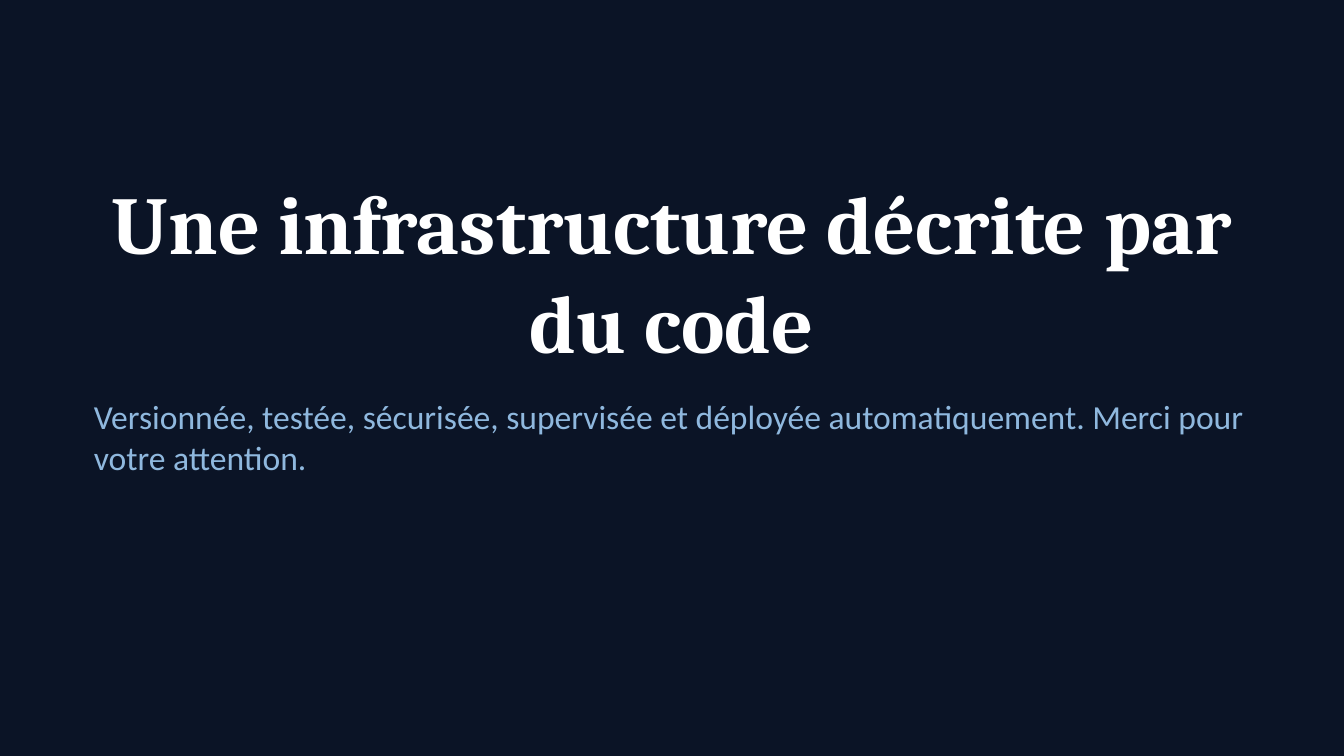
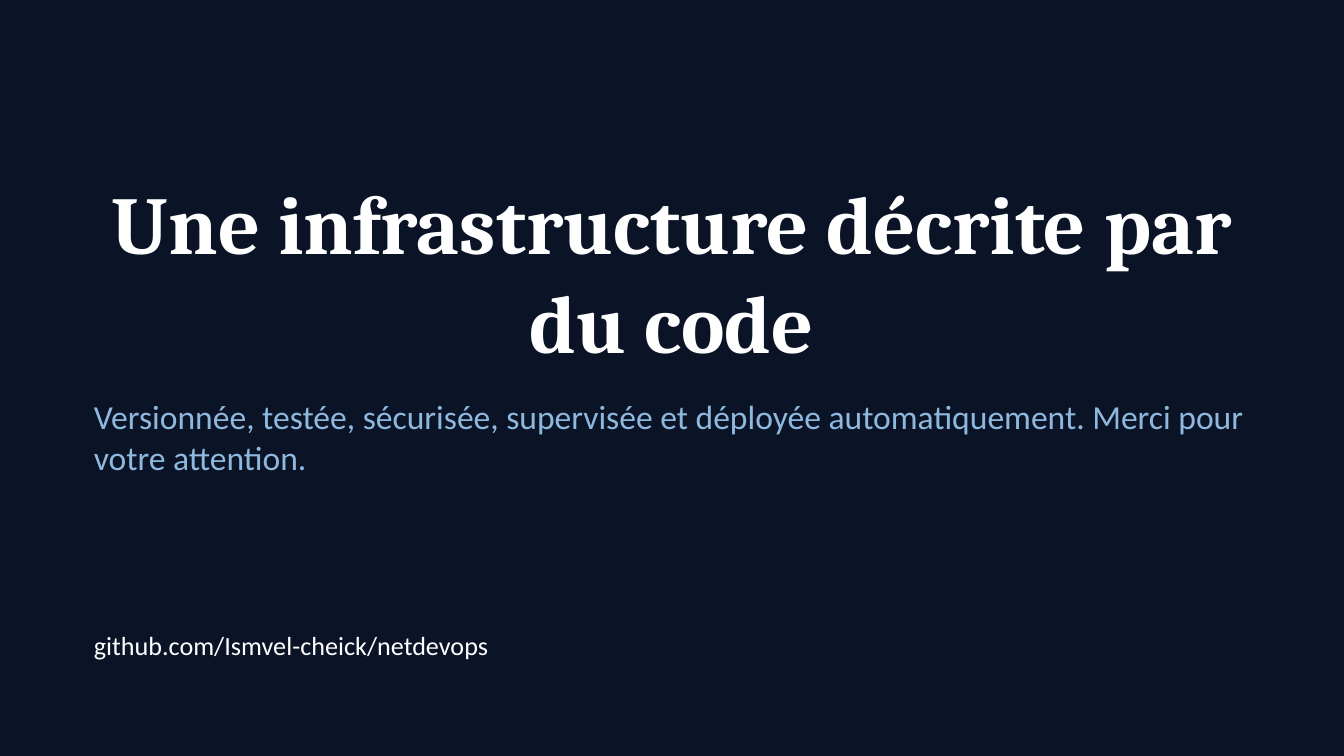
Before and after one commit to Ismvel-cheick/netdevops, a slide deck: slide 17 of docs/Presentation-NetDevOps.pptx (slide 16 before the commit). Drawn at 1344x756 pixels with LibreOffice and Linux fonts; fonts in the diff are those of the drawing. Boxes give left, top, right and bottom in pixels: in the first picture for what was removed or moved away, otherwise in the second. Text is boxed around its words. In the diff, an @@ line names an element or a change of style, - is before the commit and + after.

```diff
--- a/docs/Presentation-NetDevOps.pptx
+++ b/docs/Presentation-NetDevOps.pptx
@@ text added at (x1=94, y1=637, x2=488, y2=660), 14 pt, text #FFFFFF @@
+github.com/Ismvel-cheick/netdevops
```
Also in this commit, not shown: 1 slide added, 14 other files.
